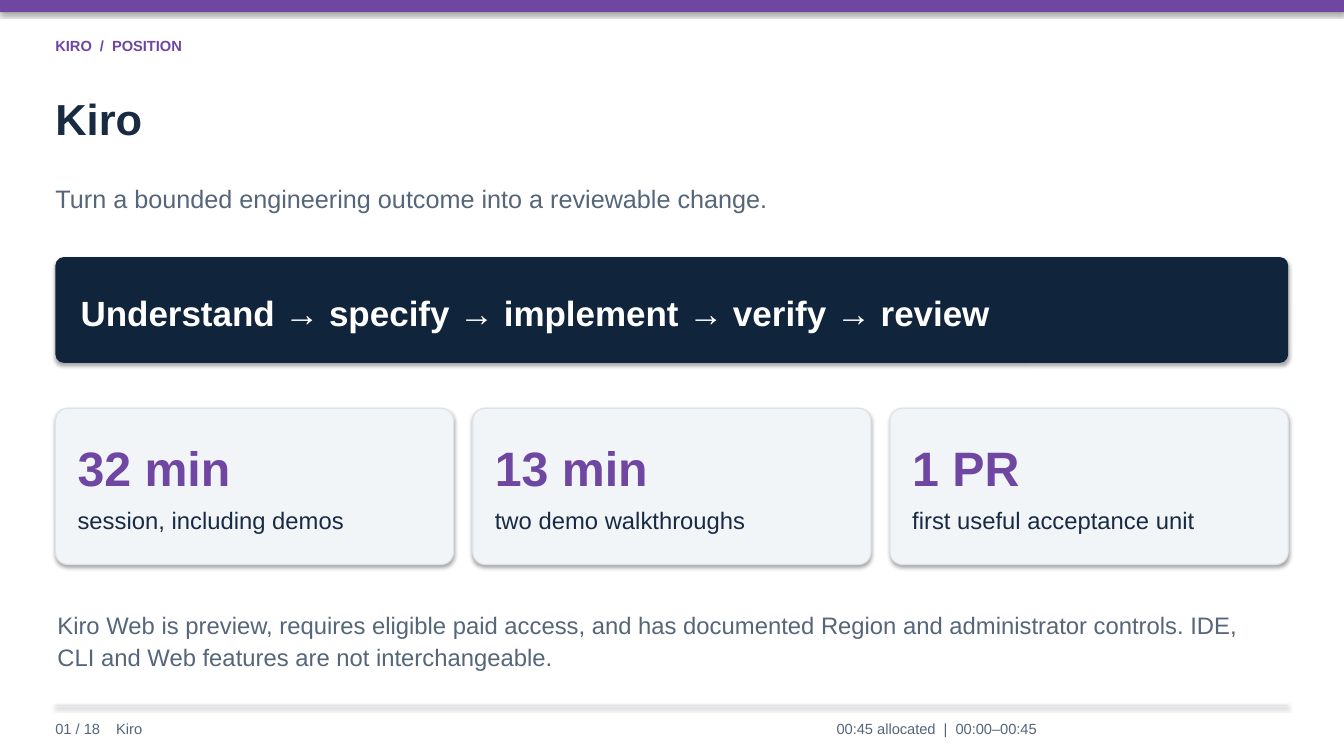
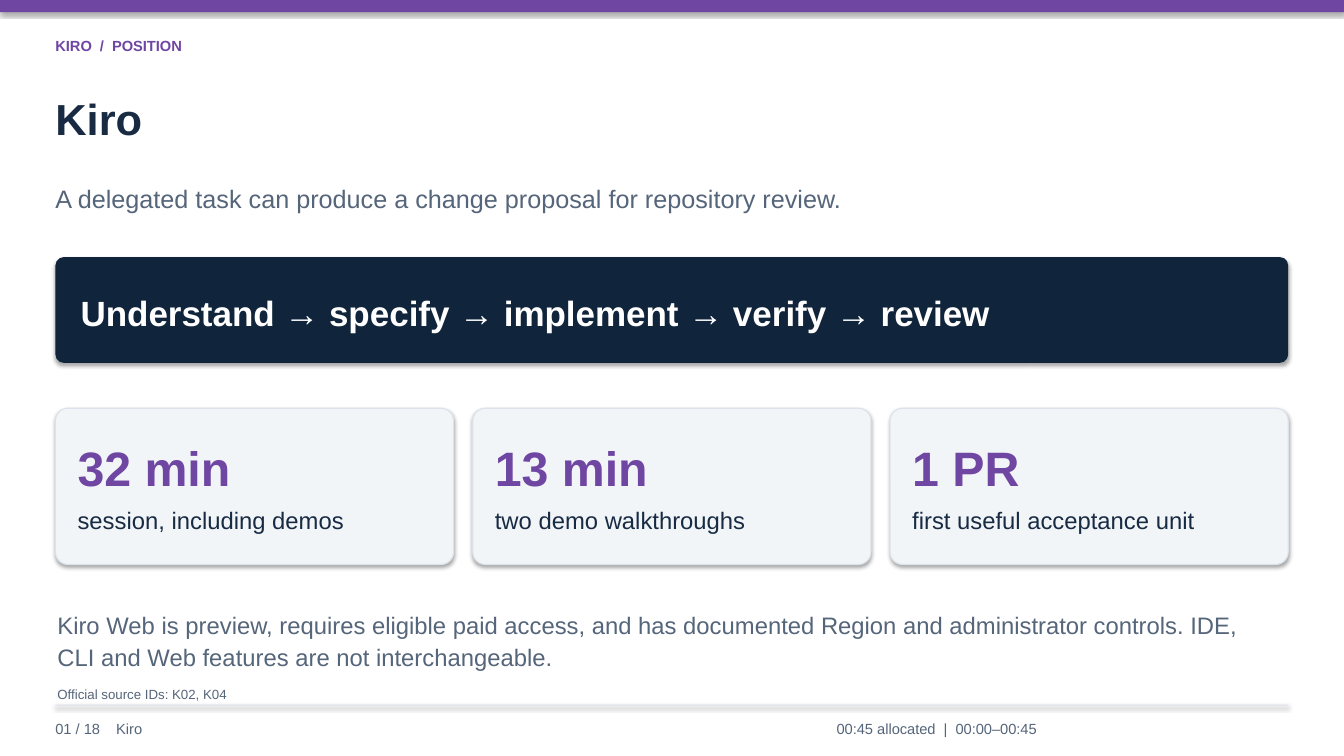
Before and after one commit to lyrel-dev/frontier-agents, a slide deck: slide 1 of presentations/kiro-presentation.pptx. Drawn at 1344x756 pixels with LibreOffice and Linux fonts; fonts in the diff are those of the drawing. Boxes give left, top, right and bottom in pixels: in the first picture for what was removed or moved away, otherwise in the second. Text is boxed around its words. In the diff, an @@ line names an element or a change of style, - is before the commit and + after.

```diff
--- a/presentations/kiro-presentation.pptx
+++ b/presentations/kiro-presentation.pptx
@@ text at (55,189,840,213): text changed @@
-Turn a bounded engineering outcome into a reviewable change.
+A delegated task can produce a change proposal for repository review.
@@ text added at (57,689,227,701), 9.5 pt, text #55657A @@
+Official source IDs: K02, K04
```
Also in this commit, not shown: 17 other slides changed, 21 slides added.
